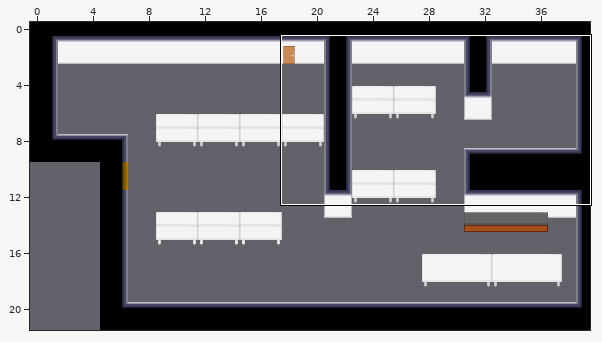
Level history. Tiled map: src/assets/tilemaps/office.tmx. Above: a wide view before the commit, with the close-up outlined.
Close-up. Earlier state:
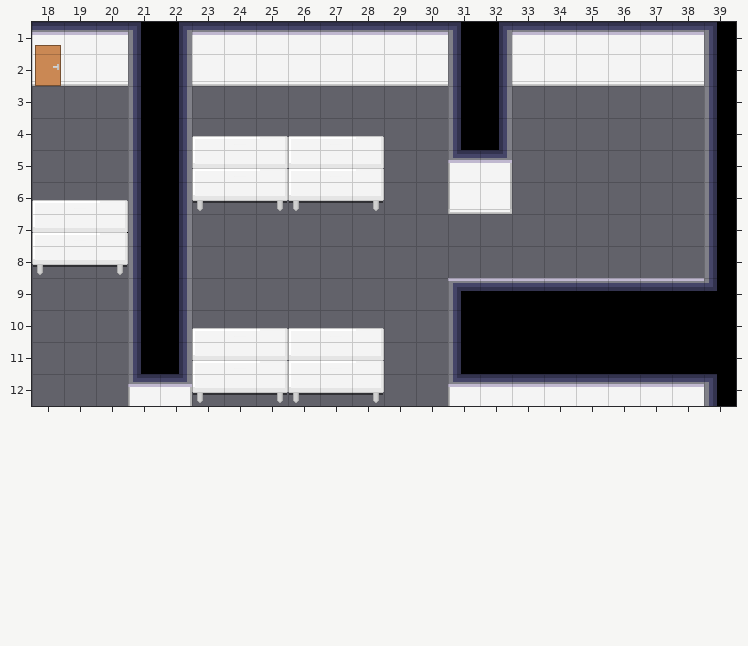
Cells are 32x32 px. Shown: x 18..39, y 1..12. The commit also changed other parts of the map, which this record leaves out. Tiles whose own drawing changed are shown in their newer look in all pictures.
Now the later version:
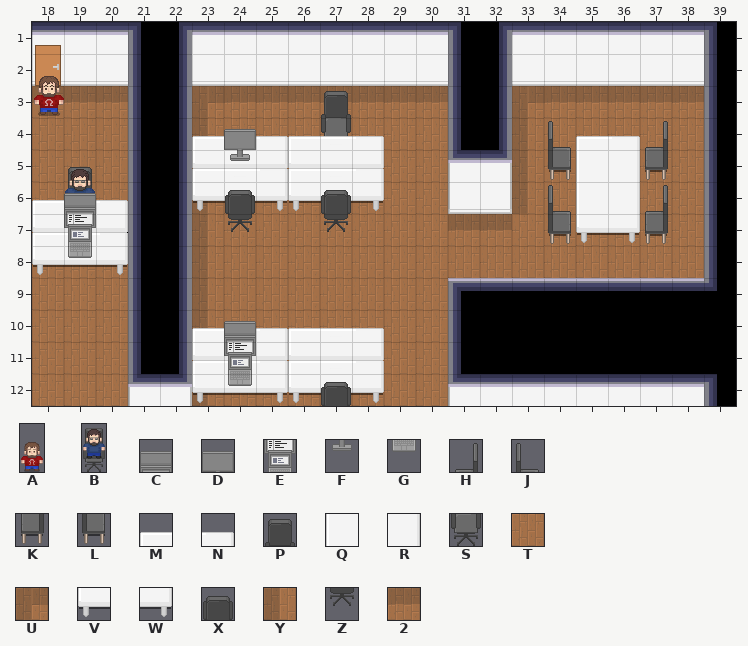
Key: from "albert": A 1; from "cc": B 0; from "room": C 130, D 131, E 141, F 142, G 152, H 173, J 175, K 184, L 186, M 201, N 203, P 206, Q 212, R 214, S 217, T 221, U 222, V 223, W 225, X 228, Y 233, Z 239, 2 244.
_ is an empty cell.
Objects are placed by their top-left corner, in cells (3,4 is the top-left corner of cell 3,4); size is 1x1 cell unless given.
Tiles of an added or newly shown layer are drawn over the layers below it.
Changes in this commit:
Layer "ground":
y 3: x 18..20 ___ -> 222; x 23..30 ________ -> U2222222; x 33..38 ______ -> U22222
y 4: x 18..20 ___ -> TTT; x 23..30 ________ -> YTTTTTTT; x 33..38 ______ -> YTTTTT
y 5: x 18..20 ___ -> TTT; x 24 _ -> T; x 29..30 __ -> TT; x 33..34 __ -> YT; x 37..38 __ -> TT
y 6: x 18..20 ___ -> TTT; x 23..30 ________ -> YTTTTTTT; x 33..34 __ -> YT; x 37..38 __ -> TT
y 7: x 19 _ -> T; x 23..38 ________________ -> YTTTTTTT22TTTTTT
y 8: x 18..20 ___ -> TTT; x 23..38 ________________ -> YTTTTTTTTTTTTTTT
y 9..10: x 18..20 ___ -> TTT; x 23..30 ________ -> YTTTTTTT
y 11: x 18..20 ___ -> TTT; x 24 _ -> T; x 29..30 __ -> TT
y 12: x 18..20 ___ -> TTT; x 23..30 ________ -> YTTTTTTT
Layer "objects":
y 4: x 27 _ -> S
y 5: x 34..37 ____ -> LQRK
y 6: x 35..36 __ -> QR
y 7: x 24 _ -> Z; x 27 _ -> Z; x 34..37 ____ -> LVWK
Layer "objectsOver" (added):
y 8: x 19 _ -> G
y 12: x 24 _ -> G
Layer "characters":
added: A "albert" at 18,1.9 size 1x2
added: B "cc" at 19,5.4 size 1x2
Layer "middleGround":
y 3: x 27 _ -> P
y 4: x 34..37 ____ -> JMNH
y 6: x 24 _ -> X; x 27 _ -> X; x 34 _ -> J; x 37 _ -> H
y 12: x 27 _ -> X
Layer "foreground":
y 4: x 24 _ -> D
y 5: x 24 _ -> F
y 6: x 19 _ -> C
y 7: x 19 _ -> E
y 10: x 24 _ -> C
y 11: x 24 _ -> E
Changed places in both close-ups, as pixel boxes (x1, y1, x2, y2):
added: (32, 76, 128, 406)
added: (192, 86, 704, 406)
